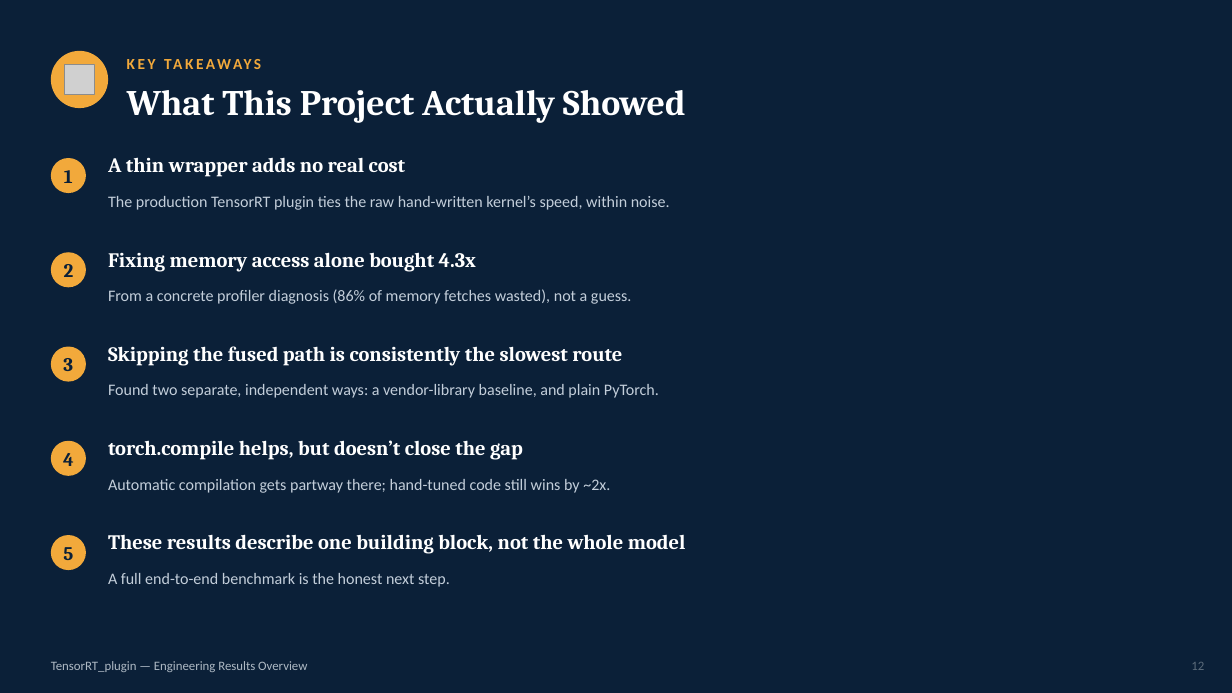
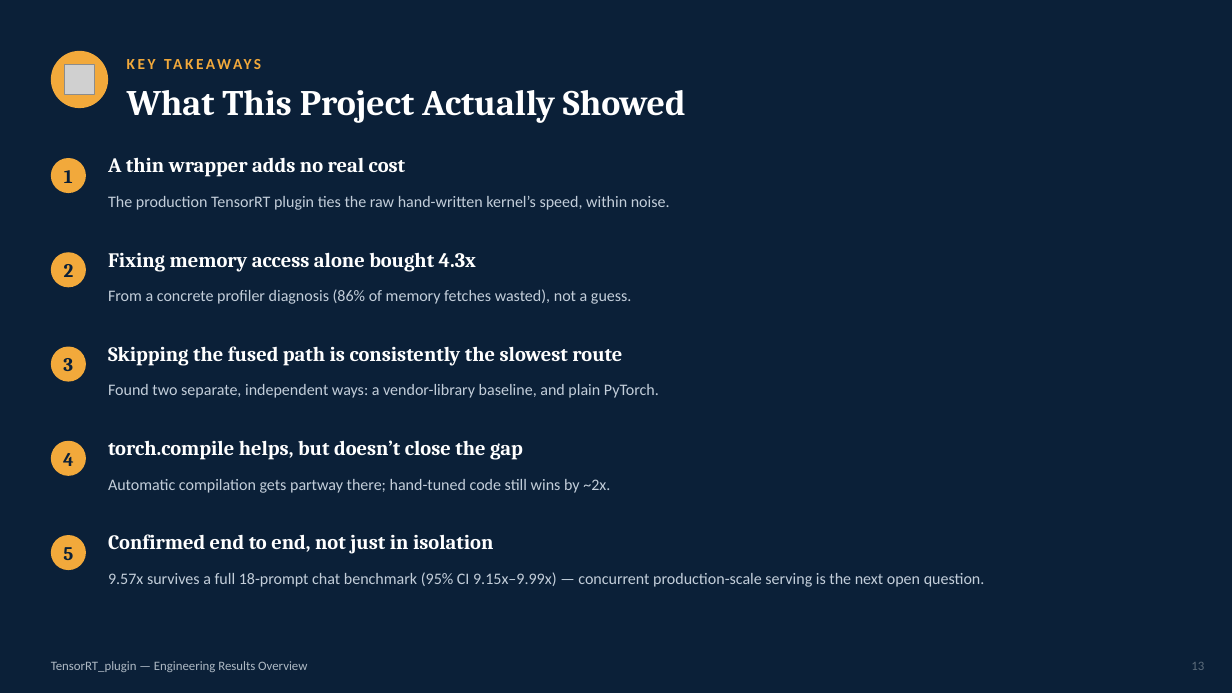
Before and after one commit to npwa/TensorRT_plugin, a slide deck: slide 13 of Doc/tensorrt_plugin_overview.pptx (slide 12 before the commit). Drawn at 1232x693 pixels with LibreOffice and Linux fonts; fonts in the diff are those of the drawing; grey boxes stand for pictures. Boxes give left, top, right and bottom in pixels: in the first picture for what was removed or moved away, otherwise in the second. Text is boxed around its words. In the diff, an @@ line names an element or a change of style, - is before the commit and + after.

Commit message:
Phase 5B: confirm the kernel speedup survives a full chat response
- Add EagerInt4Linear/KernelInt4Linear drop-in modules and module
  substitution across all 32 layers, reusing Evol_inference's approach
- Run 18 real chat prompts (short/medium/long) through a full generate()
  call: 9.57x end-to-end speedup (95% CI 9.15x-9.99x), matching Phase 5's
  isolated ~9x finding almost exactly
- Add transformers/accelerate/matplotlib/scipy to requirements.txt
- Update the overview deck: new slide with the per-prompt speedup chart,
  revised representativeness and takeaway slides to reflect what's now
  confirmed vs. still open (concurrent production-scale serving)

```diff
--- a/Doc/tensorrt_plugin_overview.pptx
+++ b/Doc/tensorrt_plugin_overview.pptx
@@ text at [108,534,493,554]: text changed @@
-These results describe one building block, not the whole model
+Confirmed end to end, not just in isolation
@@ text at [108,572,985,587]: text changed @@
-A full end-to-end benchmark is the honest next step.
+9.57x survives a full 18-prompt chat benchmark (95% CI 9.15x–9.99x) — concurrent production-scale serving is the next open question.
```
Also in this commit, not shown: 1 other slide changed, 1 slide added, 5 other files.
